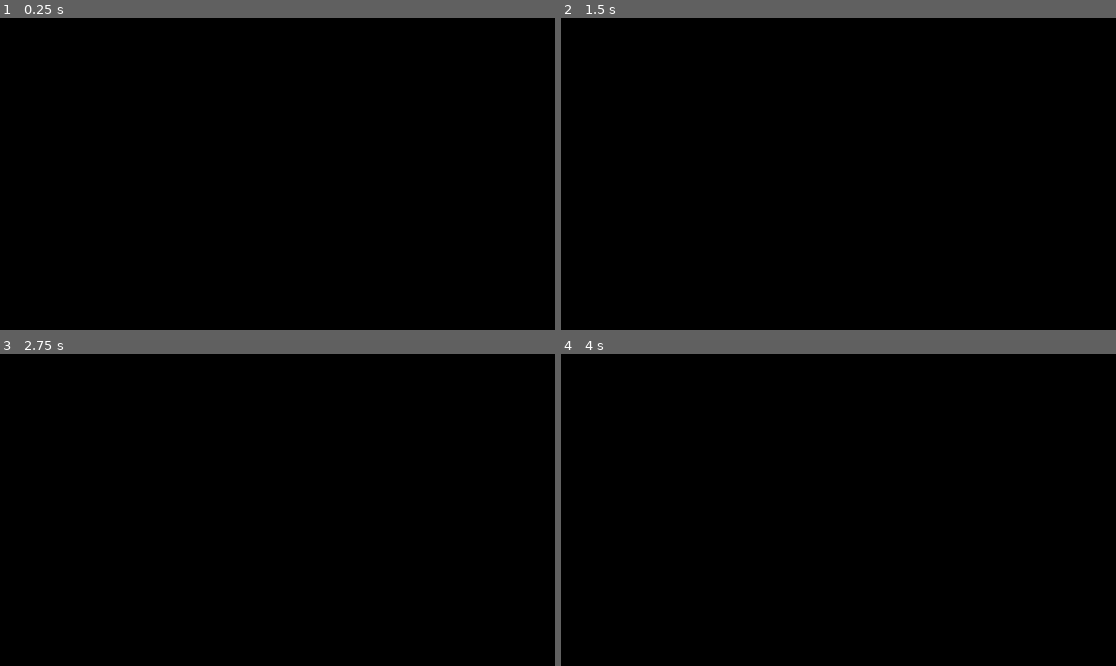
Above: before the commit, frames 1-4 (two rows, left to right).
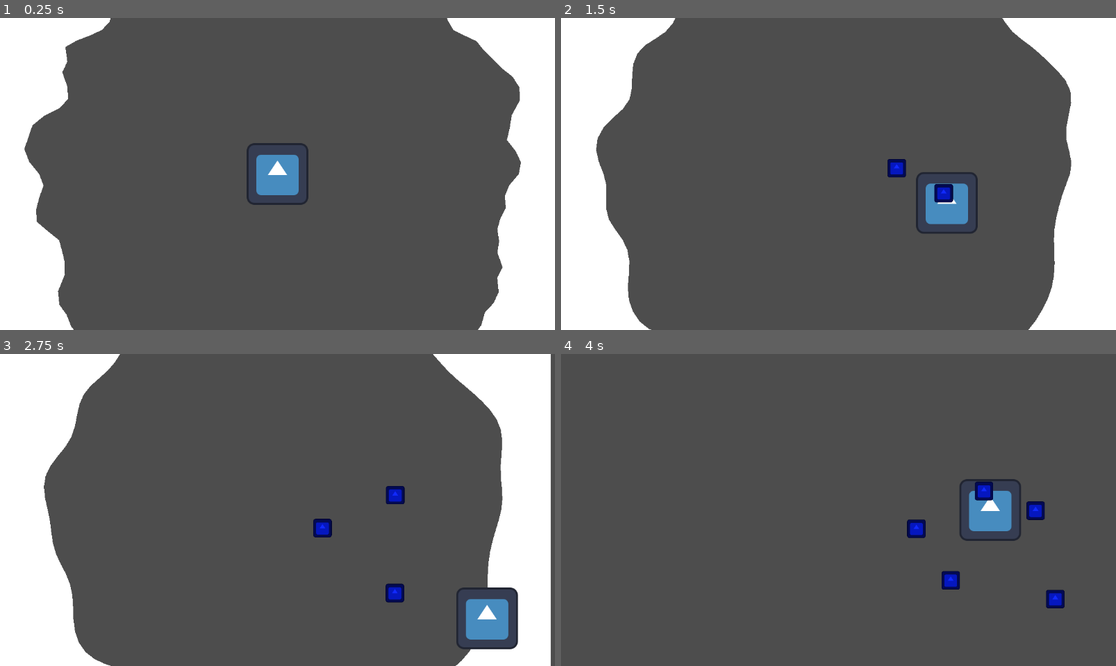
Above: after the commit, the same moments.

Repository: ekaktusz/bullet-hell-jam-7
Game: Godot game, scene res://Scenes/Gameloop/node_2d.tscn
The game is run twice, just before and just after one commit, with the same random seed, the same clock (stepped at 60 frames per second) and the same inputs. Before the commit the project starts from res://Intro/intro.tscn. The engine's default icon, where the game draws it, is replaced by a stand-in: a white triangle on a blue panel in a dark square. Video files are missing from this copy of the repository; at most half a second of black plays in their place.
Inputs (mouse positions are in pixels of both pictures, inside the frame that each line leads up to):
- Up to frame 1 (0.25 s): no input
- Up to frame 2 (1.5 s): move the mouse to (960, 158) at 0.52 s; hold Right (ui_right) 0.53-1.28 s; click (960, 158) at 0.67 s; move the mouse to (727, 189) at 1.27 s; hold Down (ui_down) from 1.28 s (still down); click (727, 189) at 1.42 s
- Up to frame 3 (2.75 s): move the mouse to (333, 441) at 2.02 s; release Down (ui_down) at 2.03 s; hold Right (ui_right) from 2.03 s (still down); click (333, 441) at 2.17 s
- Up to frame 4 (4 s): move the mouse to (810, 572) at 2.77 s; release Right (ui_right) at 2.78 s; hold Up (ui_up) 2.78-3.53 s; click (810, 572) at 2.92 s; move the mouse to (1005, 556) at 3.52 s; hold Left (ui_left) from 3.53 s (still down); click (1005, 556) at 3.67 s

The runs differ from the first frame. In frame 1, 100% of the frame differs, in the area x 0-100%, y 0-100%; in frame 2, 100%; in frame 3, 100%; in frame 4, 100%.

Commit message:
poc added

Diff:
--- /dev/null
+++ b/Scenes/Bullet/bullet.gd
@@ -0,0 +1,4 @@
+extends CharacterBody2D
+
+func _physics_process(delta: float) -> void:
+	move_and_slide()
--- /dev/null
+++ b/Scenes/Bullet/bullet.tscn
@@ -0,0 +1,17 @@
+[gd_scene format=3 uid="uid://cycafl512rjsx"]
+
+[ext_resource type="Texture2D" uid="uid://bt0iwvq1jq3nh" path="res://icon.svg" id="1_v7oki"]
+[ext_resource type="Script" uid="uid://bi5qr57mm8rxe" path="res://bullet.gd" id="1_v8qja"]
+
+[sub_resource type="CircleShape2D" id="CircleShape2D_v8qja"]
+
+[node name="Bullet" type="CharacterBody2D" unique_id=15843264]
+scale = Vector2(0.3, 0.3)
+script = ExtResource("1_v8qja")
+
+[node name="CollisionShape2D" type="CollisionShape2D" parent="." unique_id=691691758]
+shape = SubResource("CircleShape2D_v8qja")
+
+[node name="Sprite2D" type="Sprite2D" parent="." unique_id=404340999]
+modulate = Color(0.06666667, 0.16470589, 1, 1)
+texture = ExtResource("1_v7oki")
--- /dev/null
+++ b/Scenes/Gameloop/character_body_2d.gd
@@ -0,0 +1,19 @@
+extends CharacterBody2D
+
+
+const SPEED = 300.0
+
+
+func _physics_process(delta: float) -> void:
+
+	# Get the input direction and handle the movement/deceleration.
+	# As good practice, you should replace UI actions with custom gameplay actions.
+	var direction := Input.get_vector("ui_left", "ui_right", "ui_up", "ui_down")
+	if direction:
+		velocity.x = direction.x * SPEED
+		velocity.y = direction.y * SPEED
+	else:
+		velocity.x = move_toward(velocity.x, 0, SPEED)
+		velocity.y = move_toward(velocity.y, 0, SPEED)
+
+	move_and_slide()
--- /dev/null
+++ b/Scenes/Gameloop/node_2d.gd
@@ -0,0 +1,142 @@
+extends Node2D
+
+@onready var polygon_2d: Polygon2D = $Polygon2D
+#@onready var collision_polygon_2d: CollisionPolygon2D = $Area2D/CollisionPolygon2D
+@onready var character_body_2d: CharacterBody2D = $CharacterBody2D
+@onready var player: CharacterBody2D = $CharacterBody2D
+@onready var bullets_container: Node2D = $Bullets
+const BULLET = preload("uid://cycafl512rjsx")
+
+var points = []
+var bullets = []
+var base_radius = 500
+var noise = FastNoiseLite.new()
+var slowtime = 10
+var velocities = []
+var impact_force = 1000
+var impact_radius = 100
+var wobble = 100
+var damping = 0.9
+var body_size_x = 16
+var body_size_y = 16
+var bullet_speed = 100
+
+var t := 0.0
+var segments := 128
+
+func _ready():
+	noise.frequency = 2
+	global_position = get_viewport_rect().size / 2.0
+	generate_blob(0)
+
+func _process(delta):
+	t += delta
+
+	base_radius -= delta * 20.0
+	base_radius = max(base_radius, 100.0)
+
+	update_blob(t, delta)
+
+func generate_blob(time: float):
+	points.clear()
+
+
+	for i in range(segments):
+		var angle = TAU * i / segments
+
+		var n = noise.get_noise_2d(cos(angle) + time, sin(angle) + time)
+		var radius = base_radius + n * 80.0
+
+		var p = Vector2(cos(angle), sin(angle)) * radius
+		points.append(p)
+		velocities.append(Vector2.ZERO)
+
+	polygon_2d.polygon = points
+	#collision_polygon_2d.polygon = points
+
+
+func apply_impact(global_hit_pos: Vector2, force: float, radius: float):
+	var local_hit = to_local(global_hit_pos)
+
+	for i in range(points.size()):
+		var p = points[i]
+		var dist = p.distance_to(local_hit)
+
+		if dist < radius:
+			var influence = 1.0 - (dist / radius)
+
+			var dir = (p - local_hit).normalized()
+
+			# add impulse instead of moving directly
+			velocities[i] += dir * force * influence
+
+func update_blob(time: float, delta: float):
+	check_outside()
+	points.sort_custom(func(a, b):
+		return atan2(a.y, a.x) < atan2(b.y, b.x)
+	)
+
+	for i in range(points.size()):
+		var point = points[i]
+		var velocity = velocities[i]
+
+		var inward = -point.normalized() * slowtime
+
+		# 2. NEIGHBOR SPRING (this creates wobble!)
+		var prev = points[(i - 1 + points.size()) % points.size()]
+		var next = points[(i + 1) % points.size()]
+		var center = (prev + next) * 0.5
+		velocity += (center - point) * 8.0 * delta
+
+		# 4. damping
+		velocity *= damping
+
+		point += (inward + velocity) * delta
+
+		points[i] = point
+		velocities[i] = velocity
+
+	polygon_2d.polygon = points
+	#collision_polygon_2d.polygon = points
+
+
+func check_outside():
+	for bullet in bullets:
+		var pos = bullet.global_position
+		var extents = Vector2(body_size_x, body_size_y)
+
+		var test_points = [
+			pos,
+			pos + Vector2(extents.x, 0),
+			pos + Vector2(-extents.x, 0),
+			pos + Vector2(0, extents.y),
+			pos + Vector2(0, -extents.y),
+			pos + Vector2(extents.x, extents.y),
+			pos + Vector2(-extents.x, extents.y),
+			pos + Vector2(extents.x, -extents.y),
+			pos + Vector2(-extents.x, -extents.y),
+		]
+
+		for p in test_points:
+			var local = to_local(p)
+
+			if !Geometry2D.is_point_in_polygon(local, points):
+				apply_impact(pos, impact_force, impact_radius)
+				bounce_bullet(bullet)
+
+func bounce_bullet(bullet):
+	bullet.velocity = bullet.velocity * -1
+func _input(event):
+	if event is InputEventMouseButton and event.pressed:
+		var bullet = BULLET.instantiate()
+
+		var mouse_pos = get_global_mouse_position()
+		var spawn_pos = player.position
+
+		var direction = (mouse_pos - to_global(spawn_pos)).normalized()
+		bullet.global_position = spawn_pos
+		bullet.velocity = direction * bullet_speed
+		print("spawn:" + str(spawn_pos))
+		print("target: " + str(mouse_pos))
+		bullets.append(bullet)
+		bullets_container.add_child(bullet)
--- /dev/null
+++ b/Scenes/Gameloop/node_2d.tscn
@@ -0,0 +1,37 @@
+[gd_scene format=3 uid="uid://7ju5e2863kvy"]
+
+[ext_resource type="Script" uid="uid://dd85av81hor4g" path="res://node_2d.gd" id="1_wtcfe"]
+[ext_resource type="Texture2D" uid="uid://bt0iwvq1jq3nh" path="res://icon.svg" id="2_0e48y"]
+[ext_resource type="Script" uid="uid://b1clhw7jtx4st" path="res://character_body_2d.gd" id="2_epypp"]
+
+[sub_resource type="RectangleShape2D" id="RectangleShape2D_0e48y"]
+size = Vector2(124, 121)
+
+[sub_resource type="RectangleShape2D" id="RectangleShape2D_epypp"]
+
+[node name="Node2D" type="Node2D" unique_id=63672224]
+script = ExtResource("1_wtcfe")
+
+[node name="Polygon2D" type="Polygon2D" parent="." unique_id=285663004]
+invert_enabled = true
+
+[node name="Area2D" type="Area2D" parent="." unique_id=1415568676]
+
+[node name="CharacterBody2D" type="CharacterBody2D" parent="." unique_id=1048394043]
+collision_layer = 0
+collision_mask = 0
+script = ExtResource("2_epypp")
+
+[node name="Area2D" type="Area2D" parent="CharacterBody2D" unique_id=819463165 groups=["player"]]
+
+[node name="CollisionShape2D" type="CollisionShape2D" parent="CharacterBody2D/Area2D" unique_id=1610016041]
+position = Vector2(0, 1.5)
+shape = SubResource("RectangleShape2D_0e48y")
+
+[node name="Sprite2D" type="Sprite2D" parent="CharacterBody2D" unique_id=430785867]
+texture = ExtResource("2_0e48y")
+
+[node name="CollisionShape2D" type="CollisionShape2D" parent="CharacterBody2D" unique_id=1942157255]
+shape = SubResource("RectangleShape2D_epypp")
+
+[node name="Bullets" type="Node2D" parent="." unique_id=2094394624]
--- /dev/null
+++ b/Scenes/Gameloop/polygon_2d_2.gd
@@ -0,0 +1,11 @@
+extends Polygon2D
+
+
+# Called when the node enters the scene tree for the first time.
+func _ready() -> void:
+	pass # Replace with function body.
+
+
+# Called every frame. 'delta' is the elapsed time since the previous frame.
+func _process(delta: float) -> void:
+	pass
--- a/project.godot
+++ b/project.godot
@@ -15,7 +15,7 @@
 [application]
 
 config/name="gerappa-games-template"
-run/main_scene="uid://dhd8r8ji7gn64"
+run/main_scene="uid://7ju5e2863kvy"
 config/features=PackedStringArray("4.6", "Forward Plus")
 config/icon="res://icon.svg"
 
Not shown, added: Scenes/Bullet/bullet.gd.uid
Not shown, added: Scenes/Gameloop/character_body_2d.gd.uid
Not shown, added: Scenes/Gameloop/node_2d.gd.uid
Not shown, added: Scenes/Gameloop/polygon_2d_2.gd.uid
